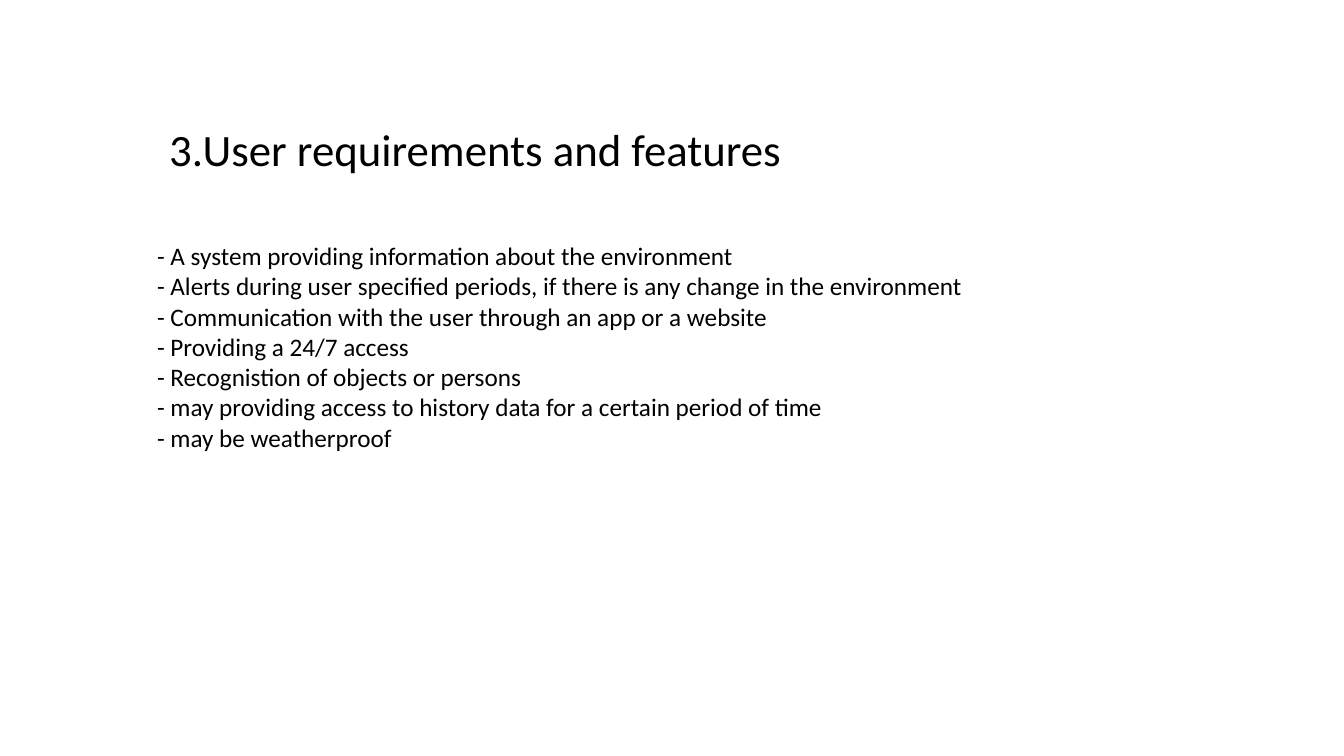
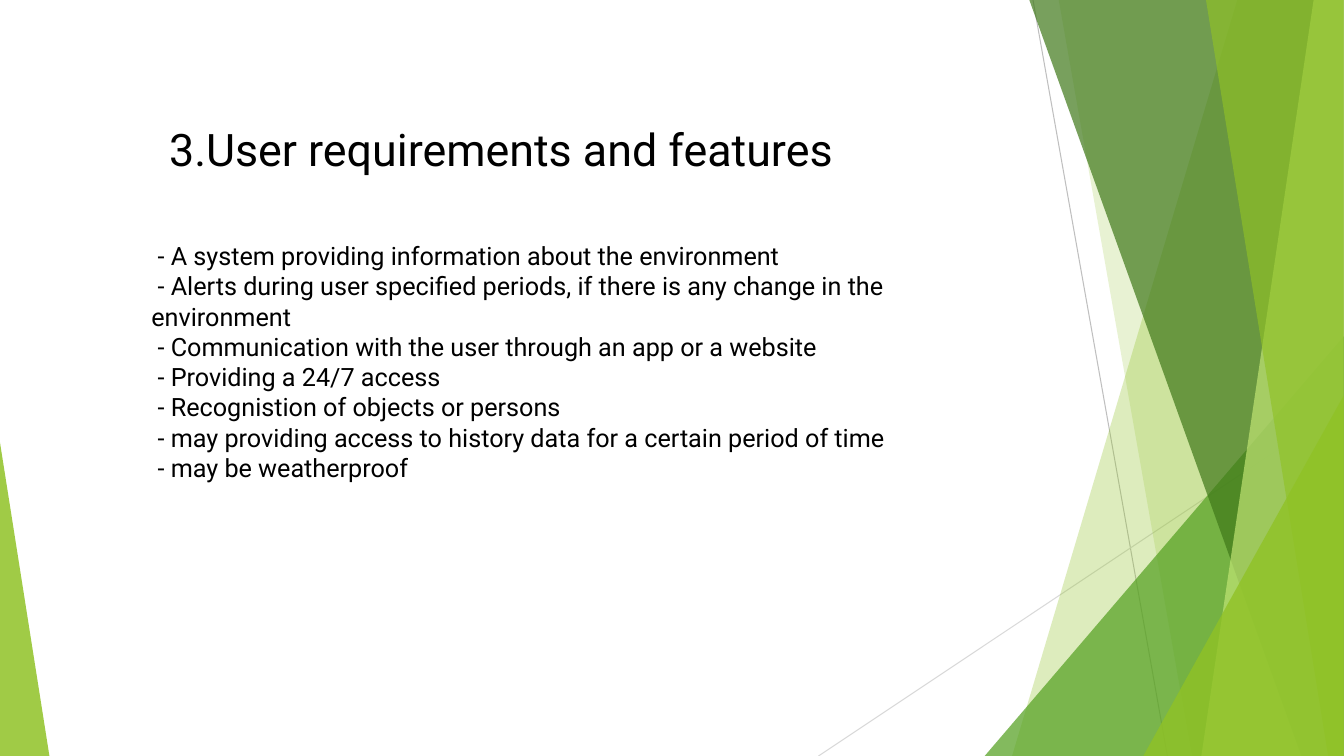
Before and after one commit to r0mac09/MS-sPi, a slide deck: slide 3 of Presentation.pptx. Drawn at 1344x756 pixels with LibreOffice and Linux fonts; fonts in the diff are those of the drawing. Boxes give left, top, right and bottom in pixels: in the first picture for what was removed or moved away, otherwise in the second. Text is boxed around its words. In the diff, an @@ line names an element or a change of style, - is before the commit and + after.

```diff
--- a/Presentation.pptx
+++ b/Presentation.pptx
@@ text "3.User requirements and features" at bbox=[169, 132, 832, 175]: font Calibri to Roboto @@
@@ text "- A system providing information ..." at bbox=[151, 246, 884, 453]: font Calibri to Roboto @@
@@ group added at bbox=[0, 0, 1344, 756]: 5 freeform shapes, 3 triangles, 2 lines @@
```
Also in this commit, not shown: 5 other slides changed, 3 slides added, 1 slide removed, 3 other files.
